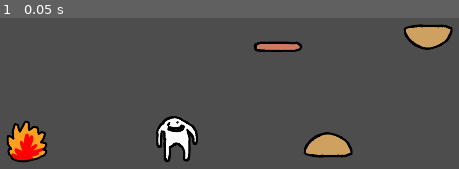
Above: before the commit, frame 1.
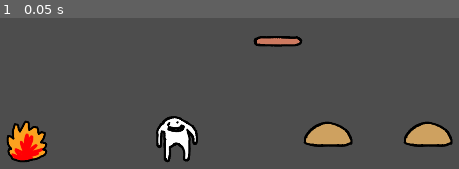
Above: after the commit, the same moment.

Repository: aPotatoNeedsHelp/ico_jam_game
Game: Godot game, scene res://scenes/main_scene.tscn
The game is run twice, just before and just after one commit, with the same random seed, the same clock (stepped at 60 frames per second) and the same inputs.
Inputs:
- Up to frame 1 (0.05 s): no input

The runs differ from the first frame. In frame 1, 5.7% of the frame differs, in the area x 55-99%, y 3-93%.

Commit message:
removed a lot of bugs

Diff:
--- a/scenes/main_scene.tscn
+++ b/scenes/main_scene.tscn
@@ -33,5 +33,5 @@
 [node name="TileMap" type="TileMap" parent="."]
 tile_set = SubResource("TileSet_6b1t4")
 format = 2
-layer_0/tile_data = PackedInt32Array(262151, 327682, 0, 262154, 65538, 0, 262148, 131074, 0, 131081, 262146, 0, 131084, 2, 0)
+layer_0/tile_data = PackedInt32Array(262151, 327682, 0, 262154, 65538, 0, 262148, 131074, 0, 131081, 262146, 0, 262156, 65538, 0)
 script = ExtResource("4_74f5m")
--- a/scenes/puzzle/bread_bottom.tscn
+++ b/scenes/puzzle/bread_bottom.tscn
@@ -5,7 +5,9 @@
 
 [node name="food" type="CharacterBody2D" node_paths=PackedStringArray("sprite")]
 script = ExtResource("1_6433t")
+burned_food_preload = "res://scenes/puzzle/bread_top.tscn"
 sprite = NodePath("BreadTop")
 
 [node name="BreadTop" type="Sprite2D" parent="."]
 texture = ExtResource("2_dg8pc")
+offset = Vector2(0, 27)
--- a/scenes/puzzle/bread_top.tscn
+++ b/scenes/puzzle/bread_top.tscn
@@ -5,7 +5,9 @@
 
 [node name="food" type="CharacterBody2D" node_paths=PackedStringArray("sprite")]
 script = ExtResource("1_v4dj0")
+burned_food_preload = "res://scenes/puzzle/bread_bottom.tscn"
 sprite = NodePath("BreadTop")
 
 [node name="BreadTop" type="Sprite2D" parent="."]
 texture = ExtResource("2_qoih0")
+offset = Vector2(0, -27)
--- a/scenes/puzzle/fire.tscn
+++ b/scenes/puzzle/fire.tscn
@@ -17,3 +17,4 @@
 texture = ExtResource("2_f8jqn")
 
 [connection signal="body_entered" from="." to="." method="_on_body_entered"]
+[connection signal="body_exited" from="." to="." method="_on_body_exited"]
--- a/scenes/puzzle/hand.tscn
+++ b/scenes/puzzle/hand.tscn
@@ -4,8 +4,11 @@
 [ext_resource type="Texture2D" uid="uid://cxtsk3b78ss8x" path="res://assats/player.png" id="2_vw36s"]
 
 [node name="hand" type="CharacterBody2D" node_paths=PackedStringArray("sprite")]
+collision_layer = 2
 script = ExtResource("1_wph3m")
 sprite = NodePath("Player")
 
 [node name="Player" type="Sprite2D" parent="."]
 texture = ExtResource("2_vw36s")
+
+[node name="RayCast2D" type="RayCast2D" parent="."]
--- a/scenes/puzzle/meat_grilled.tscn
+++ b/scenes/puzzle/meat_grilled.tscn
@@ -8,3 +8,4 @@
 
 [node name="BreadTop" type="Sprite2D" parent="."]
 texture = ExtResource("2_e57xy")
+offset = Vector2(0, -14)
--- a/scenes/puzzle/meat_raw.tscn
+++ b/scenes/puzzle/meat_raw.tscn
@@ -1,12 +1,12 @@
-[gd_scene load_steps=4 format=3 uid="uid://do3ytqtpbqkej"]
+[gd_scene load_steps=3 format=3 uid="uid://do3ytqtpbqkej"]
 
 [ext_resource type="Script" path="res://scripts/food.gd" id="1_pysyx"]
-[ext_resource type="PackedScene" uid="uid://cm05cphx4hs2c" path="res://scenes/puzzle/meat_grilled.tscn" id="2_2ilo0"]
 [ext_resource type="Texture2D" uid="uid://v56im8nkasip" path="res://assats/Meat_raw.png" id="2_lqsdu"]
 
 [node name="food" type="CharacterBody2D"]
 script = ExtResource("1_pysyx")
-burned_food_preload = ExtResource("2_2ilo0")
+burned_food_preload = "res://scenes/puzzle/meat_grilled.tscn"
 
 [node name="BreadTop" type="Sprite2D" parent="."]
 texture = ExtResource("2_lqsdu")
+offset = Vector2(0, -14)
--- a/scripts/Global.gd
+++ b/scripts/Global.gd
@@ -1 +1,6 @@
 extends Node
+
+var history: Array[Array]
+
+func add_step(step: Array[Dictionary]):
+	history.append(step)
--- a/scripts/GridBody2D.gd
+++ b/scripts/GridBody2D.gd
@@ -4,23 +4,23 @@
 var grid_pos: Vector2i
 @export var tile_size: int = 128
 @export var sprite: Node
+var tile_offset: Vector2 = Vector2.ONE * tile_size/2
 #@onready var animated_sprite_2d: AnimatedSprite2D = $AnimatedSprite2D
 var ray_front
 var ray_back
 var collision_shape
 
-var directions = {"right": Vector2.RIGHT,
-			"left": Vector2.LEFT,
-			"up": Vector2.UP,
-			"down": Vector2.DOWN}
+var direction: Vector2
 
 func _ready():
-	position = position.snapped(Vector2.ONE * tile_size)
-	#grid_pos = position /tile_size
-	position -= Vector2.ONE * tile_size/2
+	grid_pos = position /tile_size
+	position = Vector2(grid_pos) * tile_size +tile_offset
+
 	ray_front = RayCast2D.new()
+	ray_front.collision_mask = collision_mask
 	add_child(ray_front)
 	ray_back = RayCast2D.new()
+	ray_back.collision_mask = collision_mask
 	add_child(ray_back)
 
 	collision_shape = CollisionShape2D.new()
@@ -30,24 +30,30 @@
 	add_child(collision_shape)
 
 func step():
-	print(name)
+	if has_method("_step"):call("_step")
+	position = Vector2(grid_pos) * tile_size +tile_offset
+#	if sprite and direction:
+#		animate(sprite, direction)
+	var dir = direction
+	direction = Vector2()
+	return {self: grid_pos}
 
 func get_rotation_to(dir):
-	return directions[dir].angle() + PI/2
+	return dir.angle() + PI/2
 
-func animate(node, dir):
-	node.position -= directions[dir] * tile_size
+func animate(node, dir: Vector2):
+	node.position -= dir * tile_size
 	var tween = create_tween()
 	tween.tween_property(node, "position", Vector2(), 0.1)
 
-func check_dir(ray, dir, inverse: bool = false) -> bool:
-	var direction = directions[dir]
-	if inverse: direction = -directions[dir]
-	ray.target_position = direction * tile_size
+func check_dir(ray, dir: Vector2, inverse: bool = false) -> bool:
+	var _dir = dir
+	if inverse: _dir = -dir
+	ray.target_position = _dir * tile_size
 	ray.force_raycast_update()
 	return ray.is_colliding()
 
-func move(dir) -> bool:
+func move(dir: Vector2) -> bool:
 	if check_dir(ray_front, dir):
 		if ray_front.get_collider().is_in_group("Push"):
 			if !ray_front.get_collider().move(dir):
@@ -55,7 +61,9 @@
 		else:
 			return false
 
-	position += directions[dir] * tile_size
-	if sprite:
-		animate(sprite, dir)
+	grid_pos += Vector2i(dir)
+	direction = dir
+	# position += directions[dir] * tile_size
+	#if sprite:
+	#	animate(sprite, dir)
 	return true
--- a/scripts/fire.gd
+++ b/scripts/fire.gd
@@ -3,6 +3,7 @@
 
 var grid_pos: Vector2i
 @export var tile_size: int = 128
+var burning: bool = true
 func _ready() -> void:
 	position = position.snapped(Vector2.ONE * tile_size)
 	#grid_pos = position /tile_size
@@ -10,6 +11,16 @@
 
 
 func _on_body_entered(body: Node2D) -> void:
-	if body.has_method("burn"):
-		body.burn()
+	if body.has_method("burn") and burning:
+		burning = false
+		body.burn(Vector2.LEFT)
 	pass # Replace with function body.
+
+
+var burn_of_counter: int
+func _on_body_exited(body: Node2D) -> void:
+	burn_of_counter += 1
+	if burn_of_counter >= 2:
+		burn_of_counter = 0
+		burning = true
+	pass # Replace with function body.
--- a/scripts/food.gd
+++ b/scripts/food.gd
@@ -5,10 +5,13 @@
 	add_to_group("Push", true)
 
 
-@export var burned_food_preload: PackedScene
-func burn(dir):
+@export var burned_food_preload: String
+func burn(dir: Vector2):
 	if !burned_food_preload: return
-	var burned_food = burned_food_preload.instantiate()
+	print("burned")
+	var burned_food = load(burned_food_preload).instantiate()
 	burned_food.global_position = global_position
 	get_parent().add_child(burned_food)
+	burned_food.move(dir)
+	get_parent().step()
 	queue_free()
--- a/scripts/level_map.gd
+++ b/scripts/level_map.gd
@@ -12,7 +12,9 @@
 
 var active_body
 func step():
-	print("\nstep:")
+	var step_list: Array[Dictionary]
 	for child in get_children():
 		if child.has_method("step"):
-			await child.step()
+			step_list.append(await child.step())
+	Global.add_step(step_list)
+	print("\nstep: ", step_list)
--- a/scripts/player.gd
+++ b/scripts/player.gd
@@ -1,8 +1,16 @@
 extends GridBody2D
+
+
+var directions = {
+		"right": Vector2.RIGHT,
+		"left": Vector2.LEFT,
+		"up": Vector2.UP,
+		"down": Vector2.DOWN
+}
 
 func _input(event: InputEvent) -> void:
 	for dir in directions.keys():
 		if event.is_action_pressed(str("ui_", dir)):
-			move(dir)
-			$Player.rotation = get_rotation_to(dir)
+			move(directions[dir])
+			$Player.rotation = get_rotation_to(directions[dir])
 			get_parent().step()
